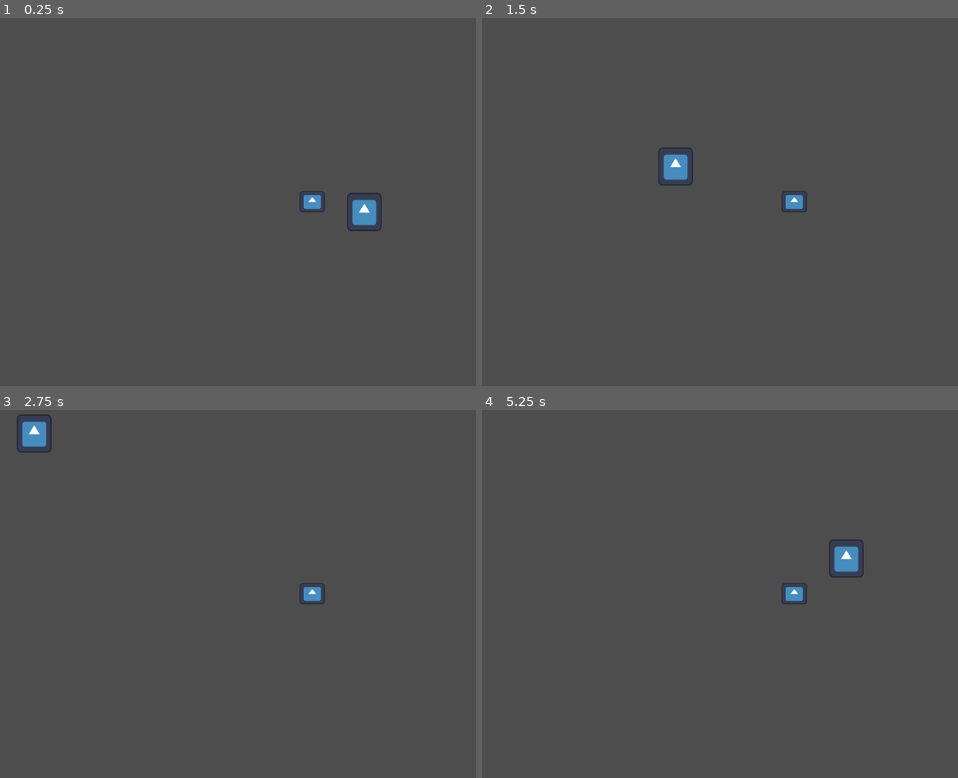
Above: before the commit, frames 1-4 (two rows, left to right).
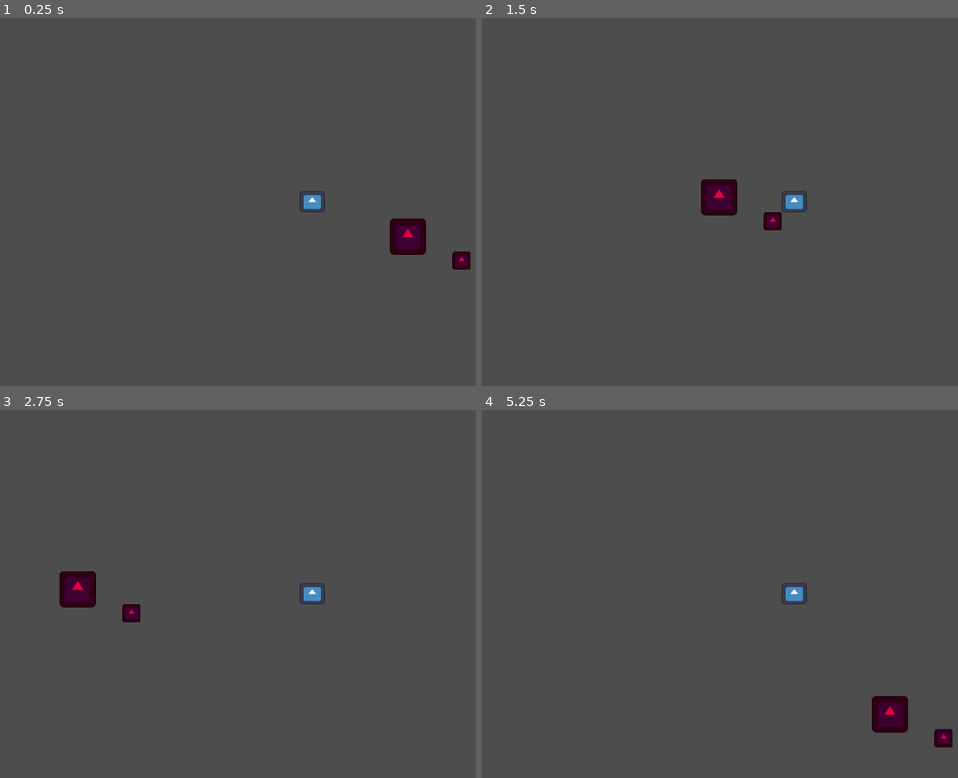
Above: after the commit, the same moments.

Repository: Brenokluck/codinome
Game: Godot game, scene res://game/levels/street/street.tscn
The game is run twice, just before and just after one commit, with the same random seed, the same clock (stepped at 60 frames per second) and the same inputs. The engine's default icon, where the game draws it, is replaced by a stand-in: a white triangle on a blue panel in a dark square.
Inputs:
- Up to frame 1 (0.25 s): no input
- Up to frame 2 (1.5 s): tap Enter at 0.5 s; hold Right (move_right) 0.53-1.28 s; hold D (attack) 0.53-1.28 s; hold Down (move_down) from 1.28 s (still down); tap D (attack) at 1.35 s
- Up to frame 3 (2.75 s): release Down (move_down) at 2.03 s; hold Right (move_right) from 2.03 s (still down); hold D (attack) from 2.03 s (still down)
- Up to frame 4 (5.25 s): release Right (move_right) at 2.78 s; release D (attack) at 2.78 s; hold Up (move_up) 2.78-3.53 s; tap D (attack) at 2.85, 4.35 s; hold D (attack) 3.53-4.28 s; hold Left (move_left) 3.53-5.03 s; hold Down (move_down) from 5.03 s (still down); hold D (attack) from 5.03 s (still down)

The runs differ from the first frame. In frame 1, 1.4% of the frame differs, in the area x 72-99%, y 47-69%; in frame 2, 1.4%; in frame 3, 1.4%; in frame 4, 1.4%, in the area x 72-99%, y 35-92%.

Commit message:
Health Component

Diff:
--- a/game/actors/player/player.tscn
+++ b/game/actors/player/player.tscn
@@ -1,14 +1,18 @@
-[gd_scene load_steps=6 format=3 uid="uid://co4ox32dmcar5"]
+[gd_scene load_steps=8 format=3 uid="uid://co4ox32dmcar5"]
 
 [ext_resource type="Texture2D" uid="uid://blhhkpsamayg2" path="res://icon.svg" id="1_n0dyf"]
 [ext_resource type="Script" path="res://game/actors/player/player.gd" id="1_uafm4"]
 [ext_resource type="Script" path="res://game/components/actors/hit_box.gd" id="3_y6l8x"]
+[ext_resource type="Script" path="res://game/components/actors/hurt_box.gd" id="4_tgvxl"]
 
 [sub_resource type="RectangleShape2D" id="RectangleShape2D_2ym8d"]
 size = Vector2(44, 37)
 
 [sub_resource type="RectangleShape2D" id="RectangleShape2D_cshbe"]
 size = Vector2(15, 37)
+
+[sub_resource type="RectangleShape2D" id="RectangleShape2D_3cfob"]
+size = Vector2(42, 35)
 
 [node name="Player" type="CharacterBody2D"]
 script = ExtResource("1_uafm4")
@@ -34,3 +38,11 @@
 position = Vector2(29.5, -0.5)
 shape = SubResource("RectangleShape2D_cshbe")
 debug_color = Color(0.984314, 0, 0.337255, 0.419608)
+
+[node name="HurtBox" type="Area2D" parent="."]
+script = ExtResource("4_tgvxl")
+
+[node name="HurtBoxCollision" type="CollisionShape2D" parent="HurtBox"]
+position = Vector2(0, -0.5)
+shape = SubResource("RectangleShape2D_3cfob")
+debug_color = Color(0.870588, 0.34902, 0, 0.419608)
--- /dev/null
+++ b/game/actors/thug/thug.tscn
@@ -0,0 +1,31 @@
+[gd_scene load_steps=6 format=3 uid="uid://c7rjqge6bsmt0"]
+
+[ext_resource type="Texture2D" uid="uid://blhhkpsamayg2" path="res://icon.svg" id="1_x1r1a"]
+[ext_resource type="Script" path="res://game/components/actors/hurt_box.gd" id="2_yc4wk"]
+[ext_resource type="Script" path="res://game/components/actors/health.gd" id="3_pypcp"]
+
+[sub_resource type="RectangleShape2D" id="RectangleShape2D_yd55i"]
+size = Vector2(128, 128)
+
+[sub_resource type="RectangleShape2D" id="RectangleShape2D_mr7bv"]
+size = Vector2(124, 124)
+
+[node name="Thug" type="CharacterBody2D"]
+
+[node name="ThugSprite" type="Sprite2D" parent="."]
+modulate = Color(0.894118, 0, 0.262745, 1)
+texture = ExtResource("1_x1r1a")
+
+[node name="ThugCollision" type="CollisionShape2D" parent="."]
+shape = SubResource("RectangleShape2D_yd55i")
+
+[node name="HurtBox" type="Area2D" parent="."]
+script = ExtResource("2_yc4wk")
+
+[node name="HurtBoxCollision" type="CollisionShape2D" parent="HurtBox"]
+shape = SubResource("RectangleShape2D_mr7bv")
+debug_color = Color(0.705882, 0.270588, 0.0313726, 0.419608)
+
+[node name="Health" type="Node2D" parent="." node_paths=PackedStringArray("hurt_box")]
+script = ExtResource("3_pypcp")
+hurt_box = NodePath("../HurtBox")
--- /dev/null
+++ b/game/components/actors/health.gd
@@ -0,0 +1,19 @@
+class_name Health extends Node2D
+
+@export var max_health: float = 100.0
+@export var current_health: float = 100.0
+@export var hurt_box: HurtBox
+
+signal health_changed(old_health: float, new_health: float)
+
+func _ready() -> void:
+	if hurt_box:
+		hurt_box.hurted.connect(_on_hurt)
+
+func _on_hurt(damage: float) -> void:
+	var old_health: float = current_health
+
+	current_health -= min(damage, current_health)
+	print('%s health changed from %s to %s' % [get_parent().name, old_health, current_health])
+
+	health_changed.emit(old_health, current_health)
--- a/game/components/actors/hit_box.gd
+++ b/game/components/actors/hit_box.gd
@@ -4,8 +4,7 @@
 	pass
 
 func hit(damage: float) -> void:
-	print('%s hit with %s damage' % [name, str(damage)])
-	print('')
+	print('%s hit with %s damage' % [get_parent().name, str(damage)])
 	for hurtbox: HurtBox in get_overlapping_areas().filter(_filter_hurtbox):
 		hurtbox.hurt(damage)
 
--- a/game/components/actors/hurt_box.gd
+++ b/game/components/actors/hurt_box.gd
@@ -1,7 +1,10 @@
 class_name HurtBox extends Area2D
+
+signal hurted(damage: float)
 
 func _ready() -> void:
 	pass
 
 func hurt(damage: float) -> void:
-	print('%s received %s damage' % [name, str(damage)])
+	print('%s received %s damage' % [get_parent().name, str(damage)])
+	hurted.emit(damage)
--- a/game/levels/street/street.tscn
+++ b/game/levels/street/street.tscn
@@ -1,25 +1,17 @@
-[gd_scene load_steps=5 format=3 uid="uid://c3hyps54gevmm"]
+[gd_scene load_steps=3 format=3 uid="uid://c3hyps54gevmm"]
 
 [ext_resource type="PackedScene" uid="uid://co4ox32dmcar5" path="res://game/actors/player/player.tscn" id="1_miex1"]
-[ext_resource type="Script" path="res://game/components/actors/hurt_box.gd" id="2_d6lr2"]
-[ext_resource type="Texture2D" uid="uid://blhhkpsamayg2" path="res://icon.svg" id="2_il0gf"]
-
-[sub_resource type="RectangleShape2D" id="RectangleShape2D_hwyhj"]
-size = Vector2(61, 67)
+[ext_resource type="PackedScene" uid="uid://c7rjqge6bsmt0" path="res://game/actors/thug/thug.tscn" id="2_t26qu"]
 
 [node name="Street" type="Node2D"]
 
-[node name="HurtBox" type="Area2D" parent="."]
-script = ExtResource("2_d6lr2")
-
-[node name="Sprite2D" type="Sprite2D" parent="HurtBox"]
-position = Vector2(112.5, 41.5)
-scale = Vector2(0.476563, 0.523438)
-texture = ExtResource("2_il0gf")
-
-[node name="CollisionShape2D" type="CollisionShape2D" parent="HurtBox"]
-position = Vector2(112.5, 41.5)
-shape = SubResource("RectangleShape2D_hwyhj")
-
 [node name="Player" parent="." instance=ExtResource("1_miex1")]
 position = Vector2(21, 24)
+
+[node name="Thug" parent="." instance=ExtResource("2_t26qu")]
+position = Vector2(189, 85)
+scale = Vector2(0.5, 0.5)
+
+[node name="Thug2" parent="." instance=ExtResource("2_t26qu")]
+position = Vector2(283.5, 127.5)
+scale = Vector2(0.25, 0.25)
--- a/project.godot
+++ b/project.godot
@@ -22,6 +22,10 @@
 [dotnet]
 
 project/assembly_name="Codinome"
+
+[editor_plugins]
+
+enabled=PackedStringArray()
 
 [input]
 
